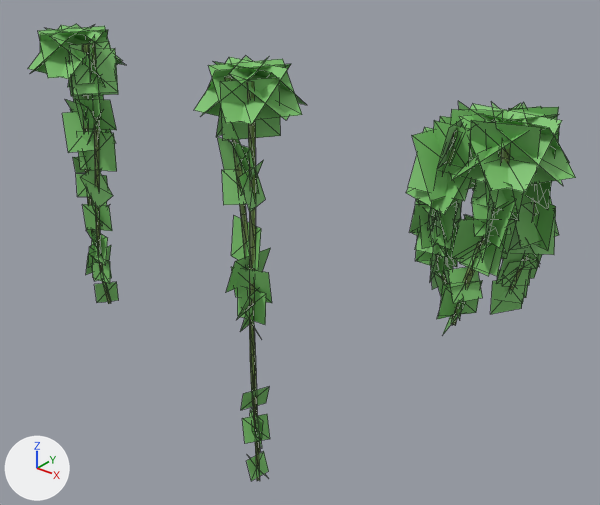
A saved change to the glTF model assets/props/vines.glb.
Rendered twice from a 50 mm camera at (5.97, -4.4, 1.45) aimed at (2.23, 0.29, -1.45). Lighting does not change. The marker at lower left points along +X, +Y and +Z. The older version comes first. Mesh edges are drawn as thin lines. Vertices at exactly the same position are counted once.

Objects in the first picture: 'Vine_A', 'Vine_B', 'Vine_C'.
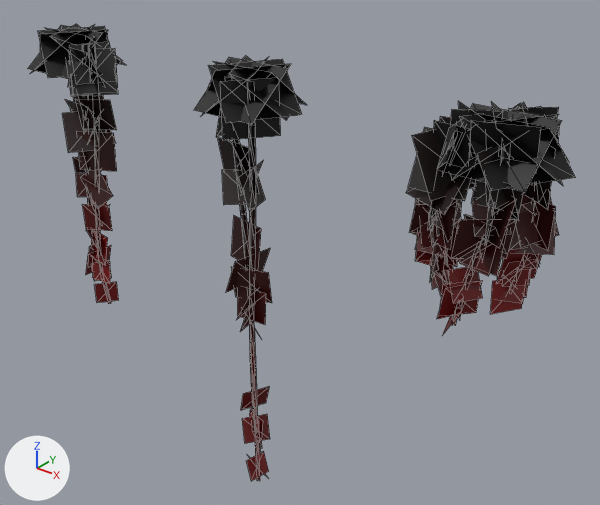
Changed parts and their boxes [x1, y1, x2, y2] in the pictures (600 x 505 px):
```json
{"part": 1, "of": "me_vine_a", "change": "recoloured", "before": [83, 175, 118, 304], "after": [83, 175, 118, 304]}
{"part": 2, "of": "me_vine_a", "change": "recoloured", "before": [62, 95, 117, 208], "after": [62, 95, 117, 208]}
{"part": 3, "of": "me_vine_a", "change": "recoloured", "before": [28, 24, 125, 126], "after": [28, 24, 125, 126]}
{"part": 4, "of": "me_vine_b", "change": "recoloured", "before": [241, 313, 270, 481], "after": [241, 313, 270, 481]}
{"part": 5, "of": "me_vine_b", "change": "recoloured", "before": [222, 160, 272, 338], "after": [222, 160, 272, 338]}
{"part": 6, "of": "me_vine_b", "change": "recoloured", "before": [194, 56, 307, 194], "after": [194, 56, 307, 194], "on screen": "darker"}
{"part": 7, "of": "me_vine_c", "change": "recoloured", "before": [415, 201, 556, 334], "after": [415, 201, 556, 334]}
{"part": 8, "of": "me_vine_c", "change": "recoloured", "before": [406, 146, 559, 276], "after": [406, 146, 559, 276]}
{"part": 9, "of": "me_vine_c", "change": "recoloured", "before": [408, 101, 576, 213], "after": [408, 101, 576, 213], "on screen": "darker"}
```

Scene script edits in JSON lines:
```json
{"block": "me_vine_a", "where": "me_vine_a.from_pydata(...)  # 324 vertices, 216 faces; spans x -0.41..0.5, y -0.4..0.4, z -2.47..0.07"}
{"block": "me_vine_a", "where": "# used by ob_vine_a; location = (0.0, 0.0, 0.0)"}
{"block": "me_vine_a", "change": "me_vine_a part 1: 76 faces centred in x -0.04..0.29, y -0.19..0.12, z -2.39..-1.11 are repainted in the vertex colours; the middle colour goes from white #ffffff to red #cc0000"}
{"block": "me_vine_a", "change": "me_vine_a part 2: 74 faces centred in x -0.13..0.36, y -0.18..0.18, z -1.4..-0.41 are repainted in the vertex colours; the middle colour goes from white #ffffff to dark red #660000"}
{"block": "me_vine_a", "change": "me_vine_a part 3: 66 faces centred in x -0.2..0.36, y -0.18..0.21, z -0.58..-0.03 are repainted in the vertex colours; the middle colour goes from white #ffffff to black #1a0000"}
{"block": "me_vine_b", "where": "me_vine_b.from_pydata(...)  # 200 vertices, 136 faces; spans x -0.41..0.41, y -0.4..0.4, z -3.39..0.07"}
{"block": "me_vine_b", "where": "# used by ob_vine_b; location = (2.0, 0.0, 0.0)"}
{"block": "me_vine_b", "change": "me_vine_b part 4: 48 faces centred in x 0.14..0.26, y -0.31..-0.21, z -3.28..-1.85 are repainted in the vertex colours; the middle colour goes from white #ffffff to red #d20000"}
{"block": "me_vine_b", "change": "me_vine_b part 5: 50 faces centred in x 0.01..0.22, y -0.28..-0.12, z -1.92..-0.66 are repainted in the vertex colours; the middle colour goes from white #ffffff to dark red #660000"}
{"block": "me_vine_b", "change": "me_vine_b part 6: 38 faces centred in x -0.2..0.2, y -0.21..0.18, z -0.7..-0.03 are repainted in the vertex colours; the middle colour goes from white #ffffff to black #140000"}
{"block": "me_vine_c", "where": "me_vine_c.from_pydata(...)  # 604 vertices, 392 faces; spans x -0.495..0.406, y -0.466..0.436, z -1.249..0.098"}
{"block": "me_vine_c", "where": "# used by ob_vine_c; location = (4.0, 0.0, 0.0)"}
{"block": "me_vine_c", "change": "me_vine_c part 7: 158 faces centred in x -0.379..0.217, y -0.333..0.349, z -1.186..-0.579 are repainted in the vertex colours; the middle colour goes from white #ffffff to red #cc0000"}
{"block": "me_vine_c", "change": "me_vine_c part 8: 144 faces centred in x -0.368..0.211, y -0.308..0.302, z -0.735..-0.175 are repainted in the vertex colours; the middle colour goes from white #ffffff to dark red #660000"}
{"block": "me_vine_c", "change": "me_vine_c part 9: 90 faces centred in x -0.317..0.199, y -0.324..0.265, z -0.314..-0.008 are repainted in the vertex colours; the middle colour goes from white #ffffff to black #1a0000"}
```
